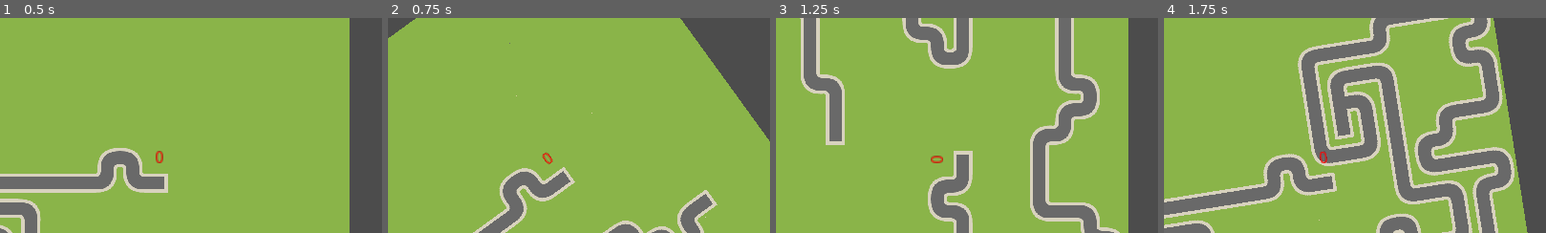
Above: before the commit, frames 1-4 (left to right).
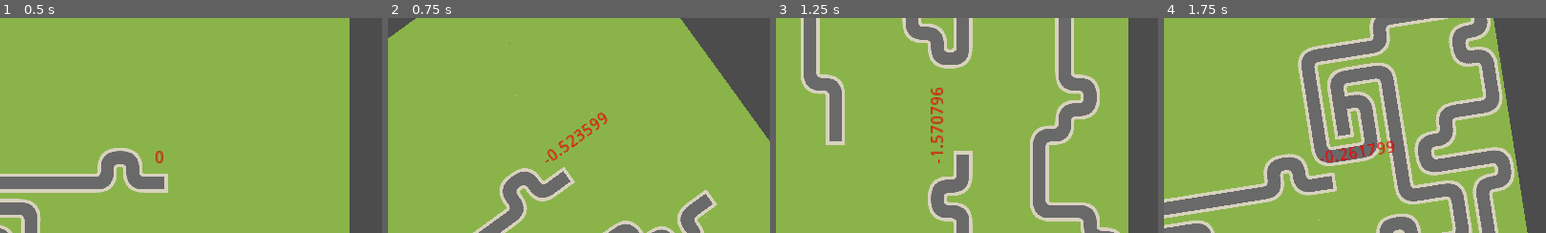
Above: after the commit, the same moments.

Repository: Nexe08/VimJam20220909
Game: Godot game, scene res://RootScene.tscn
Two runs of this game, one before a commit and one after it. Both use one fixed random seed, a clock stepped at 60 frames per second and the inputs below. The engine's default icon, where the game draws it, is replaced by a stand-in: a white triangle on a blue panel in a dark square.
Inputs:
- Up to frame 1 (0.5 s): no input
- Up to frame 2 (0.75 s): hold Right (right) from 0.53 s (still down)
- Up to frame 3 (1.25 s): keep holding Right (right)
- Up to frame 4 (1.75 s): release Right (right) at 1.28 s; hold Left (left) from 1.28 s (still down)
The pictures show only the part of the screen within x 29-79%, y 18-68%; the shares and areas given below are measured in that part.

Frame 1 is identical in both runs. In frame 2, 0.6% of the frame differs, in the area x 40-58%, y 44-68%; in frame 3, 0.6%; in frame 4, 0.5%.

Commit message:
Modifing Physics2dServer Gravity Vectory based on camera rotation.

Diff:
--- a/project.godot
+++ b/project.godot
@@ -27,7 +27,7 @@
 
 [editor_plugins]
 
-enabled=PoolStringArray( "res://addons/water2d/plugin.cfg" )
+enabled=PoolStringArray(  )
 
 [gui]
 
--- a/root_scene.gd
+++ b/root_scene.gd
@@ -17,19 +17,20 @@
 			maz_is_rotation = true
 			var tween = create_tween().set_ease(Tween.EASE_OUT)
 			tween.tween_property(camera, "rotation_degrees", camera.rotation_degrees - 90, .5)
-			var dir = deg2rad(camera.rotation_degrees)
-			Physics2DServer.area_set_param(\
-				get_viewport().find_world_2d().get_space(), \
-				Physics2DServer.AREA_PARAM_GRAVITY_VECTOR, Vector2(cos(dir), sin(dir)))
 			yield(tween, "finished")
 			maz_is_rotation = false
 		elif Input.is_action_just_pressed("right"):
 			maz_is_rotation = true # -------
 			var tween = create_tween().set_ease(Tween.EASE_OUT)
 			tween.tween_property(camera, "rotation_degrees", camera.rotation_degrees + 90, .5)
-			var dir = deg2rad(camera.rotation_degrees - 90)
+#			var dir = deg2rad(camera.rotation_degrees)
 #			Physics2DServer.area_set_param(\
 #				get_viewport().find_world_2d().get_space(), \
-#				Physics2DServer.AREA_PARAM_GRAVITY_VECTOR, Vector2(cos(dir), sin(dir)))
+#				Physics2DServer.AREA_PARAM_GRAVITY_VECTOR, Vector2(sin(dir), cos(dir)))
 			yield(tween, "finished") # -------
 			maz_is_rotation = false # -------
+
+	var dir = deg2rad(camera.rotation_degrees + 90)
+	Physics2DServer.area_set_param(\
+		get_viewport().find_world_2d().get_space(), \
+		Physics2DServer.AREA_PARAM_GRAVITY_VECTOR, Vector2(cos(dir), sin(dir)))
Not shown, changed: .mono/metadata/ide_messaging_meta.txt
